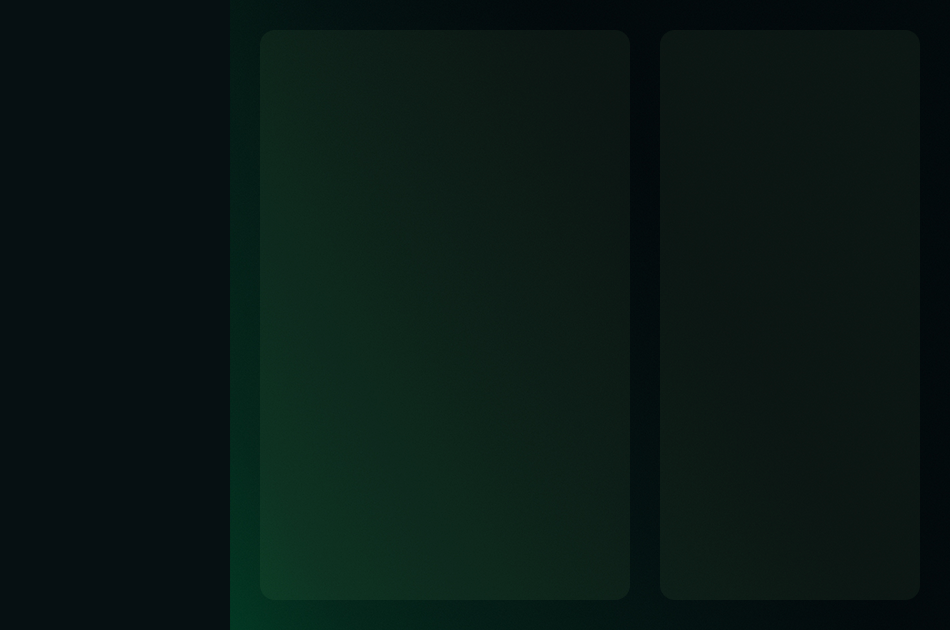
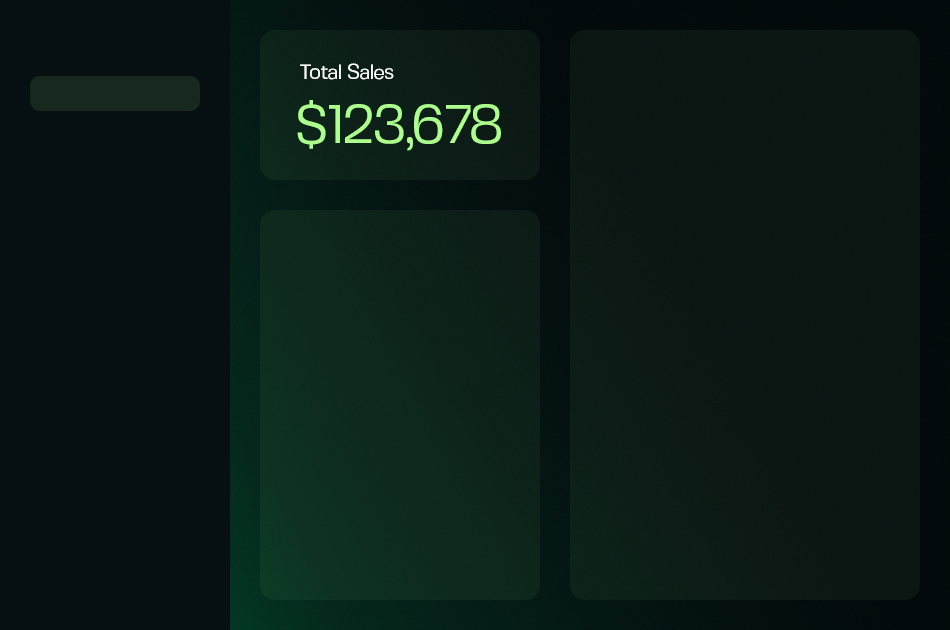
Layered file, before and after one edit (950px x 630px). Changes by layer:
hid group "sales" (6 layers) over [30, 30, 673, 600]
showed group "dash" (7 layers) over [30, 30, 673, 600]
